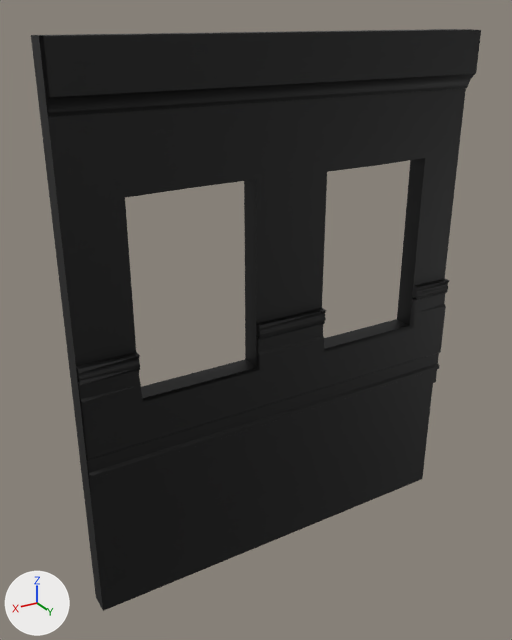
The FBX model Assets/ImportedContent/Building_kit/Meshes/SM_ExternalWall_Baseflor_WindowFrame02.fbx, before and after one commit.
Rendered twice from a 50 mm lens placed at (8.05, 7.89, 7.68), pointed at (3.33, 0.03, 3.75). The lights are fixed; the arrows at lower left show +X, +Y and +Z. The picture after the commit comes second. Objects named as collision shapes, trigger or cutter boxes, shadow casters or lower levels of detail are left out. Where no turn or scale is listed for an object, it has been applied to the vertices.

The first picture shows 'SM_ExternalWall_Baseflor_WindowFrame02'.
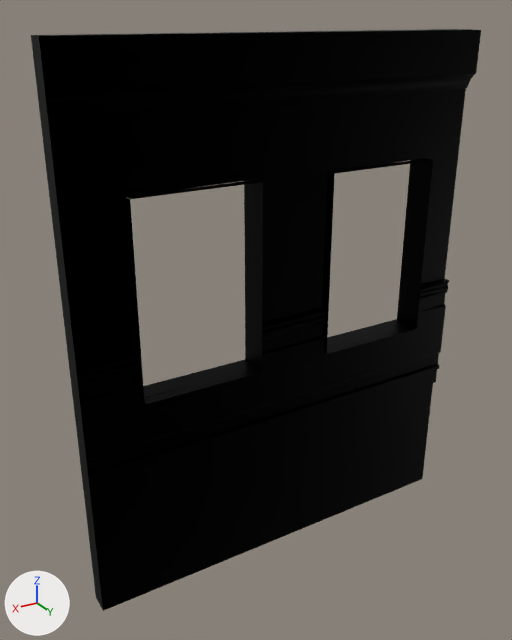
Commit message: Add missing interior window reveal strips

Location of each change, [x1, y1, x2, y2] in pixels of the pictures (512 x 640 px):
'SM_ExternalWall_Baseflor_WindowFrame02', surface changed, reshaped (darker): [31, 29, 481, 611] in both
part 1 of me_sm_externalwall_baseflor_windowframe02, added: after [125, 159, 433, 404]

The change in detail:
In material 'MI_Bricks_External_Wall' (mat_mi_bricks_external_wall), metallic goes from 0.0 to 1.0.
In material 'MI_Wallpaper' (mat_mi_wallpaper), metallic goes from 0.0 to 1.0.
In material 'MI_Wood_Wainscoting02' (mat_mi_wood_wainscoting02), metallic goes from 0.0 to 1.0.
In material 'MI_Bricks_External_BaseWall' (mat_mi_bricks_external_basewall), metallic goes from 0.0 to 1.0.
me_sm_externalwall_baseflor_windowframe02 is used by ob_sm_externalwall_baseflor_windowframe02; location (0.0, 0.0, 0.0).
me_sm_externalwall_baseflor_windowframe02 had 193 vertices, 256 faces and spanned x 0.0..6.0, y 0.0..0.46, z 0.0..7.5.
me_sm_externalwall_baseflor_windowframe02 now has 225 vertices, 264 faces and spans x 0.0..6.0, y 0.0..0.46, z 0.0..7.5.
Part 1, on me_sm_externalwall_baseflor_windowframe02:
16 vertices are added at x 0.66..5.23, y 0.3, z 3.17..5.79.
16 new vertices lie (0.0, 0.16, 0.0) away from vertices in x 0.66..5.23, y 0.3, z 3.17..5.79.
8 new faces join them, mat_mi_wood_wainscoting02 (black #000000).
